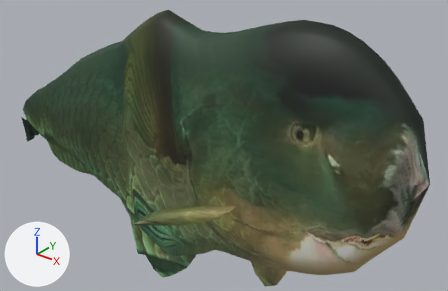
The glTF model public/aqua/models/fish/juv_bumphead_parrotfish.glb as it was, and as the next commit left it.
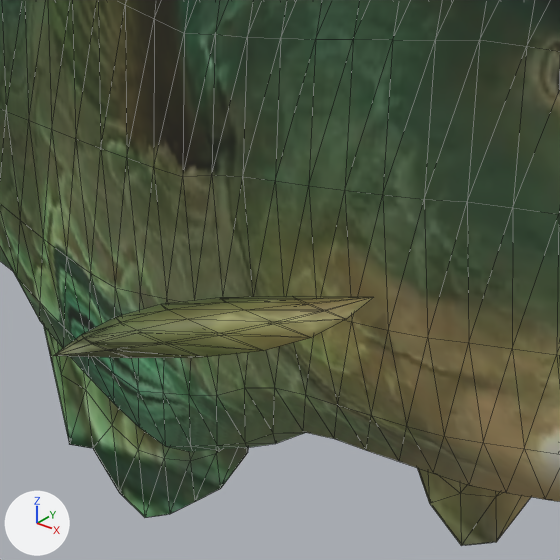
Each version is shown whole from a camera (50 mm lens) standing at (6938.072, -1.564, -374.154) and looking at (6936.711, 0.138, -375.209), then close up on the part from 26% to 66% of the width and 38% to 100% of the height. The lights are fixed; the arrows at lower left show +X, +Y and +Z. The older version's two pictures come first. The close-ups show mesh edges as thin lines. Vertices at exactly the same position are counted once.

In view in the first close-up: 'juv_bumphead_parrotfish'.
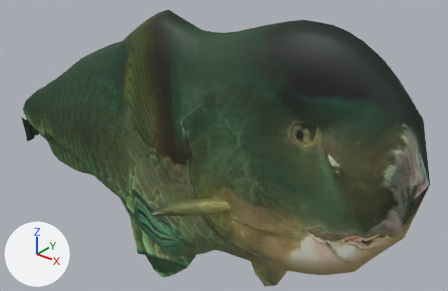
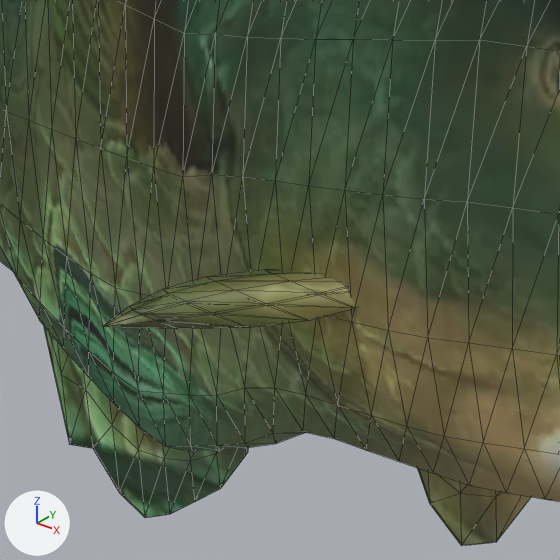
Changed parts and their boxes (x1, y1, x2, y2) in the close-ups (560 x 560 px; the box of a moved part takes in the faces that stretch with it):
part 1 of me_juv_bumphead_parrotfish, moved or reshaped: before (54, 296, 373, 358); after (103, 270, 357, 329)

The change in detail:
me_juv_bumphead_parrotfish is used by ob_juv_bumphead_parrotfish; location (0.0, 0.0, 0.0).
me_juv_bumphead_parrotfish had 874 vertices, 1642 faces and spanned x 6935.57..6937.57, y -0.37..0.37, z -375.88..-374.62.
me_juv_bumphead_parrotfish now has 874 vertices, 1642 faces and spans x 6935.57..6937.57, y -0.29..0.29, z -375.88..-374.62.
me_juv_bumphead_parrotfish part 1: the loose piece of 42 vertices spanning x 6936.72..6937.01, y -0.37..-0.17, z -375.31..-375.22 is moved by (0.0, 0.08, 0.0).
Other edits to the shape of me_juv_bumphead_parrotfish do not show in these pictures.
